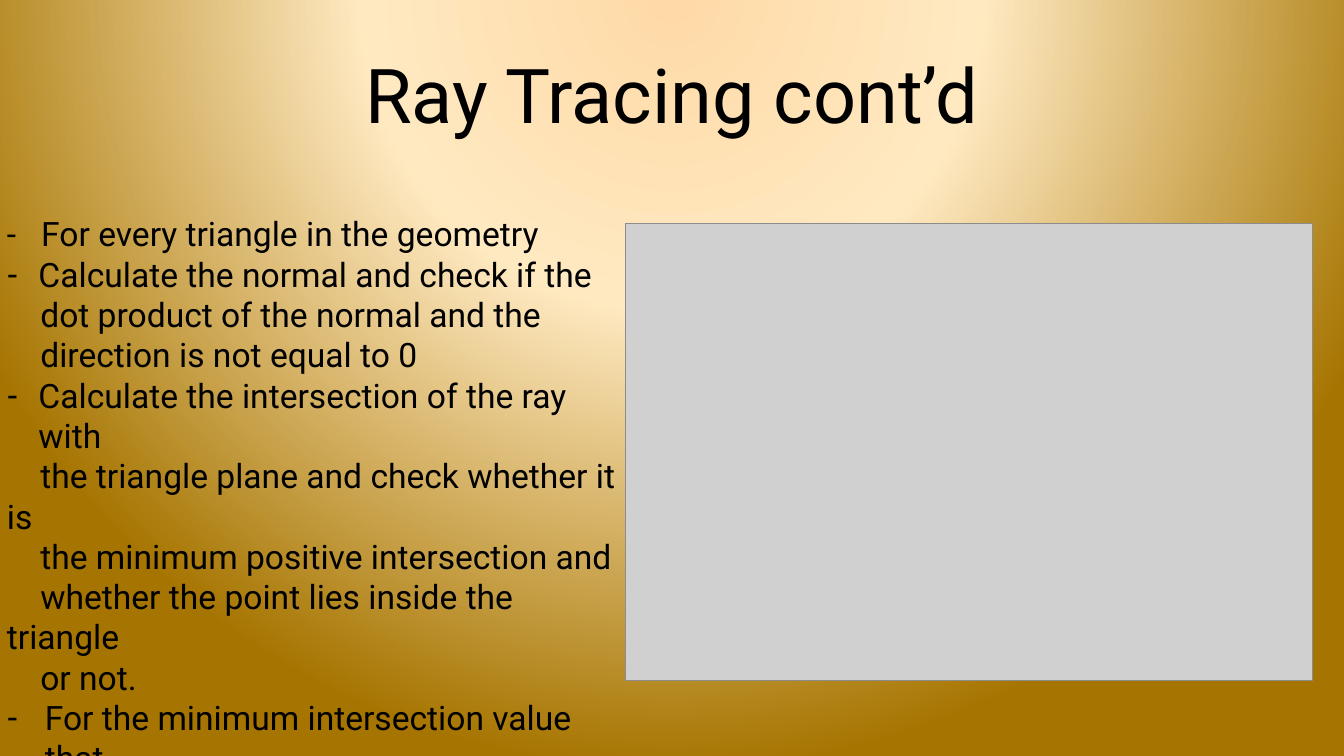
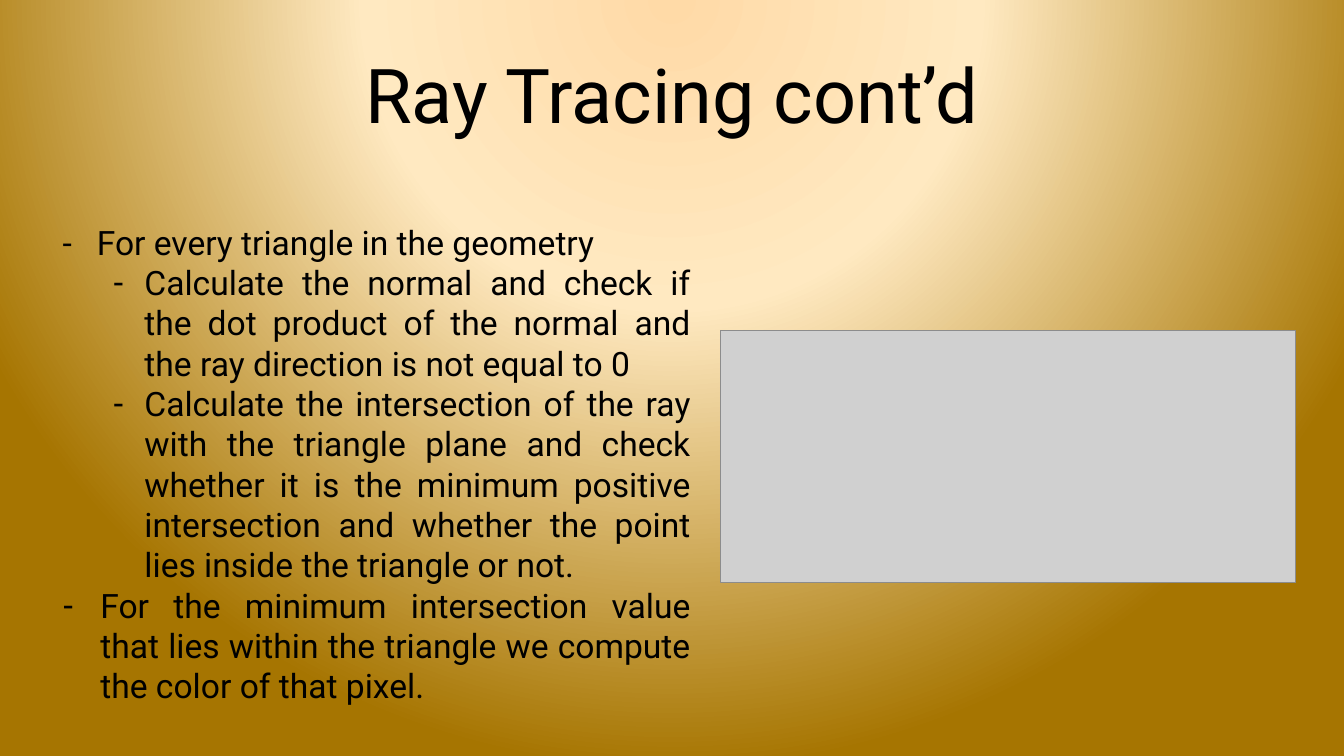
Before and after one commit to sreepada/CSCI580Project, a slide deck: slide 8 of documentation/FinalPresentation_UncannyValley.pptx. Drawn at 1344x756 pixels with LibreOffice and Linux fonts; fonts in the diff are those of the drawing; grey boxes stand for pictures; background and template pictures are left out. Boxes give left, top, right and bottom in pixels: in the first picture for what was removed or moved away, otherwise in the second. Text is boxed around its words. In the diff, an @@ line names an element or a change of style, - is before the commit and + after.

Commit message:
ppt
update

```diff
--- a/documentation/FinalPresentation_UncannyValley.pptx
+++ b/documentation/FinalPresentation_UncannyValley.pptx
@@ text "- For every triangle in ...": place and size @@
-text "- For every triangle in ..." at bbox=[7, 220, 615, 731]
+text "- For every triangle in ..." at bbox=[97, 229, 691, 705]
@@ text at bbox=[97, 229, 594, 262]: alignment left to justified @@
@@ picture removed at bbox=[626, 224, 1313, 681] @@
@@ text at bbox=[100, 269, 691, 705]: text changed @@
-– Calculate the normal and check if the
-dot product of the normal and the
-direction is not equal to 0
-– Calculate the intersection of the ray with
-the triangle plane and check whether it is
-the minimum positive intersection and
-whether the point lies inside the triangle
-or not.
-– For the minimum intersection value that
-lies within the triangle we compute the
-color of that pixel.
+  – Calculate the normal and check if the dot product of the normal and the ray direction is not equal to 0
+  – Calculate the intersection of the ray with the triangle plane and check whether it is the minimum positive intersection and whether the point lies inside the triangle or not.
+– For the minimum intersection value that lies within the triangle we compute the color of that pixel.
@@ picture added at bbox=[721, 330, 1296, 583] @@
```
Also in this commit, not shown: 9 other slides changed.
